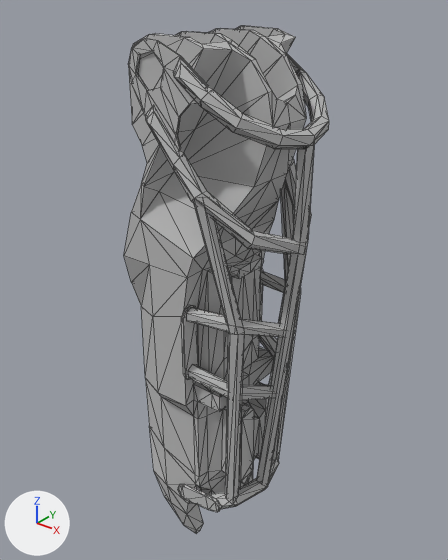
The glTF model atlas/meshes/r_lleg.gltf: old version first, new version second.
Camera for both pictures: a 50 mm lens placed at (0.298, -0.347, 0.053), pointed at (0.012, 0.011, -0.168). The lights are fixed; the arrows at lower left show +X, +Y and +Z. Mesh edges are drawn as thin lines.

In view in the first picture: 'Node'.
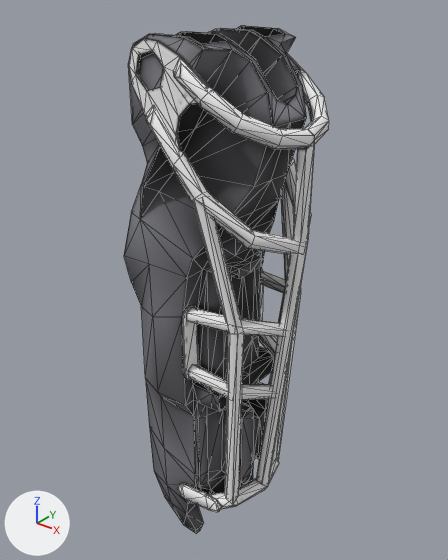
What differs and where, as boxes [x1, y1, x2, y2] in the pictures (448 x 560 px):
part 1 of me_node_mesh, recoloured: [124, 26, 329, 534] in both

What changed in the scene script:
```text
Add img_extremities_diffuse_unplugged_mit:
    img_extremities_diffuse_unplugged_mit = load_image('extremities_diffuse_unplugged_mit', 'extremities_diffuse_unplugged_mit.png', 2048, 2048, 'sRGB')
Add mat_drc_extremities_diffuse_011:
    mat_drc_extremities_diffuse_011 = principled_material('drc_extremities_diffuse.011')
    mat_drc_extremities_diffuse_011.texture = img_extremities_diffuse_unplugged_mit
    mat_drc_extremities_diffuse_011.roughness = 0.998
Change me_node_mesh:
    where me_node_mesh.from_pydata(...)  # 809 vertices, 1494 faces; spans x -0.042..0.095, y -0.058..0.058, z -0.43..0.022
    used by ob_node; location = (0.0, 0.0, 0.0)
    me_node_mesh part 1: 1494 faces spanning x -0.042..0.095, y -0.058..0.058, z -0.43..0.022 switch from mat_default (grey #bcbcbc) to mat_drc_extremities_diffuse_011 (picture img_extremities_diffuse_unplugged_mit)
    me_node_mesh part 2: the surface is now shaded smooth
```
